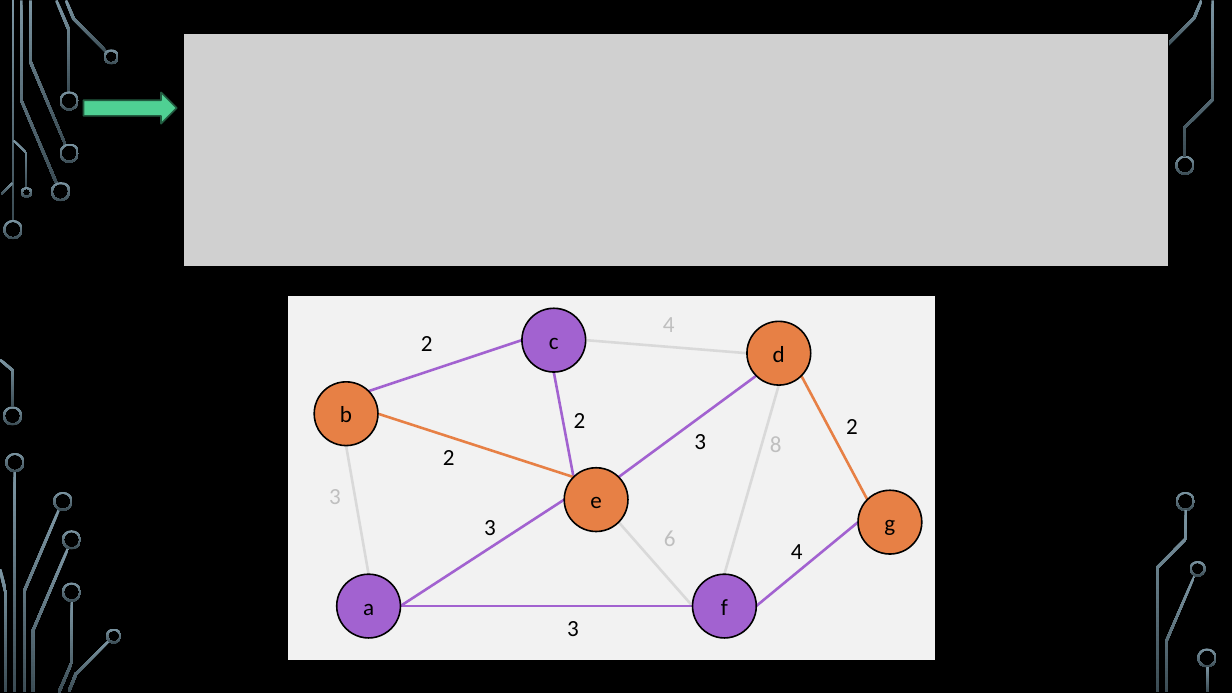
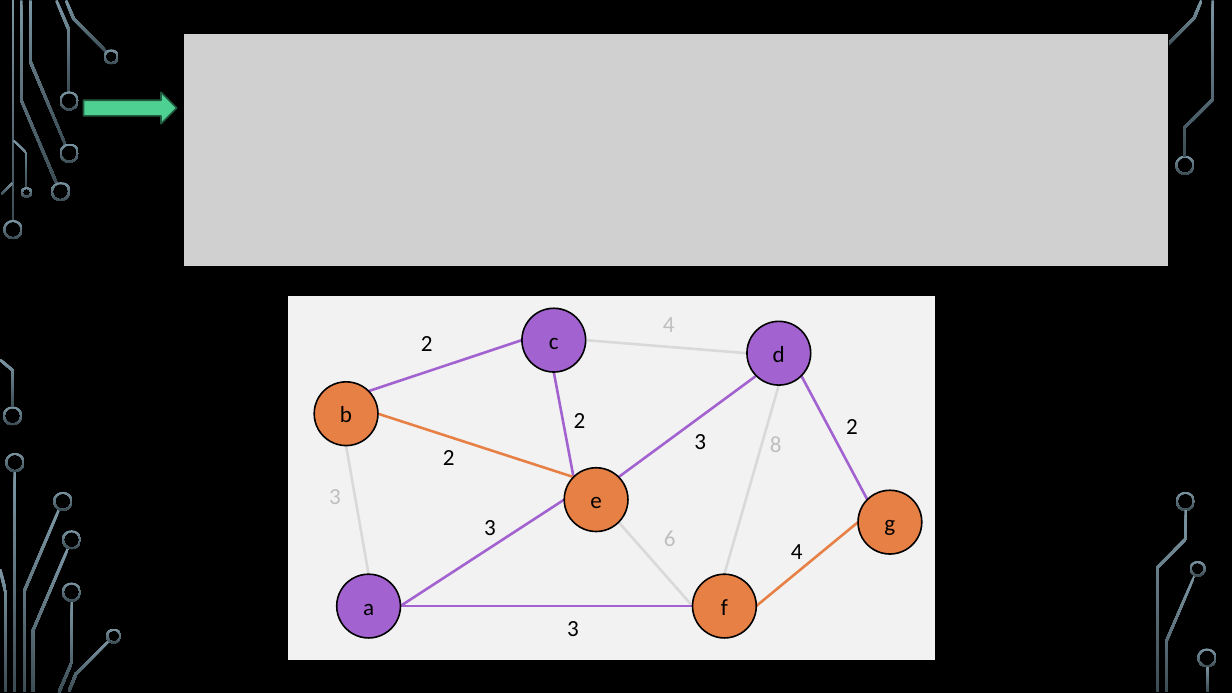
Before and after one commit to markfloryan/advAlgo, a slide deck: slide 32 of slides/Approx-01-Intro.pptx. Drawn at 1232x693 pixels with LibreOffice and Linux fonts; fonts in the diff are those of the drawing; grey boxes stand for pictures; background and template pictures are left out. Boxes give left, top, right and bottom in pixels: in the first picture for what was removed or moved away, otherwise in the second. Text is boxed around its words. In the diff, an @@ line names an element or a change of style, - is before the commit and + after.

```diff
--- a/slides/Approx-01-Intro.pptx
+++ b/slides/Approx-01-Intro.pptx
@@ ellipse "d" at (747,322,811,385): fill #E78045 to #A262D0 @@
@@ line (801, 376) - (868, 500): stroke #E78045 2 pt to #A262D0 2 pt @@
@@ line (756, 606) - (859, 522): stroke #A262D0 2 pt to #E78045 2 pt @@
@@ ellipse "f" at (692,574,756,638): fill #A262D0 to #E78045 @@
```
Also in this commit, not shown: 3 other slides changed, 10 slides added, 1 slide removed, 1 other file.
